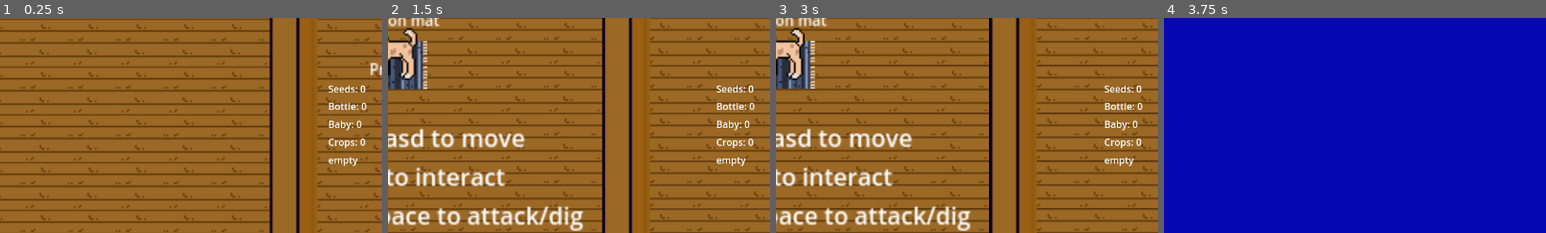
Above: before the commit, frames 1-4 (left to right).
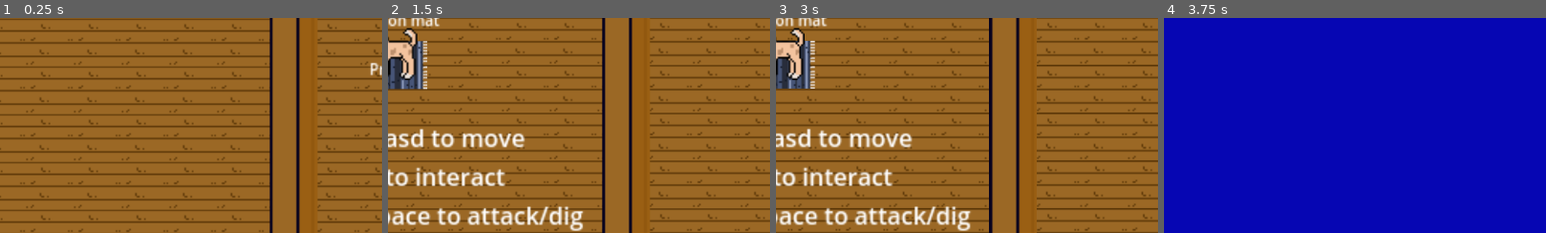
Above: after the commit, the same moments.

Repository: inkaonkala/AnimalRevolution
Game: Godot game, scene res://Scenes/Main.tscn
Same seed, same stepped clock (60 frames per second), same inputs: the game is played once before the commit and once after it.
Inputs:
- Up to frame 1 (0.25 s): no input
- Up to frame 2 (1.5 s): tap E (interact) at 0.5 s; hold D (move_right) 0.53-1.25 s; tap Space (attack) at 0.6 s; click "CONTINUE" at 1.25 s
- Up to frame 3 (3 s): tap E (interact) at 2 s; hold S (move_down) 2.03-2.75 s; tap Space (attack) at 2.1 s; click "CONTINUE" at 2.75 s
- Up to frame 4 (3.75 s): tap E (interact) at 3.5, 3.6 s; hold D (move_right) from 3.53 s (still down)
The pictures show only the part of the screen within x 50-100%, y 42-92%; the shares and areas given below are measured in that part.

The runs differ from the first frame. In frame 1, 0.9% of the frame differs, in the area x 86-96%, y 31-69%; in frame 2, 0.9%; in frame 3, 0.9%; in frame 4, nothing differs.

Commit message:
made invenotry to a stack

Diff:
--- a/Scenes/Main.tscn
+++ b/Scenes/Main.tscn
@@ -40,35 +40,60 @@
 offset_bottom = 40.0
 grow_horizontal = 0
 
-[node name="InveZero" type="Label" parent="CanvasSideBar/SideBarUI"]
+[node name="TextureRect0" type="TextureRect" parent="CanvasSideBar/SideBarUI"]
+layout_mode = 0
+offset_right = 40.0
+offset_bottom = 40.0
+
+[node name="InveZero" type="Label" parent="CanvasSideBar/SideBarUI/TextureRect0"]
 layout_mode = 0
 offset_left = -50.0
 offset_top = 411.0
 offset_right = -10.0
 offset_bottom = 434.0
 
-[node name="Inve1" type="Label" parent="CanvasSideBar/SideBarUI"]
+[node name="TextureRect1" type="TextureRect" parent="CanvasSideBar/SideBarUI"]
+layout_mode = 0
+offset_right = 40.0
+offset_bottom = 40.0
+
+[node name="Inve1" type="Label" parent="CanvasSideBar/SideBarUI/TextureRect1"]
 layout_mode = 0
 offset_left = -50.0
 offset_top = 440.0
 offset_right = -10.0
 offset_bottom = 463.0
 
-[node name="Inve2" type="Label" parent="CanvasSideBar/SideBarUI"]
+[node name="TextureRect2" type="TextureRect" parent="CanvasSideBar/SideBarUI"]
+layout_mode = 0
+offset_right = 40.0
+offset_bottom = 40.0
+
+[node name="Inve2" type="Label" parent="CanvasSideBar/SideBarUI/TextureRect2"]
 layout_mode = 0
 offset_left = -50.0
 offset_top = 470.0
 offset_right = -10.0
 offset_bottom = 493.0
 
-[node name="Inve3" type="Label" parent="CanvasSideBar/SideBarUI"]
+[node name="TextureRect3" type="TextureRect" parent="CanvasSideBar/SideBarUI"]
+layout_mode = 0
+offset_right = 40.0
+offset_bottom = 40.0
+
+[node name="Inve3" type="Label" parent="CanvasSideBar/SideBarUI/TextureRect3"]
 layout_mode = 0
 offset_left = -50.0
 offset_top = 500.0
 offset_right = -10.0
 offset_bottom = 523.0
 
-[node name="Inve4" type="Label" parent="CanvasSideBar/SideBarUI"]
+[node name="TextureRect4" type="TextureRect" parent="CanvasSideBar/SideBarUI"]
+layout_mode = 0
+offset_right = 40.0
+offset_bottom = 40.0
+
+[node name="Inve4" type="Label" parent="CanvasSideBar/SideBarUI/TextureRect4"]
 layout_mode = 0
 offset_left = -50.0
 offset_top = 530.0
--- a/Scripts/main.gd
+++ b/Scripts/main.gd
@@ -24,10 +24,23 @@
 var  night_open := false
 
 #inventory
-var seeds := 0
-var bottle := 0
-var hamsterbaby := 0
-var crop := 0
+var inventory := {}
+var invi_order := []
+
+@onready var inv_slots := [
+	$CanvasSideBar/SideBarUI/TextureRect0,
+	$CanvasSideBar/SideBarUI/TextureRect1,
+	$CanvasSideBar/SideBarUI/TextureRect2,
+	$CanvasSideBar/SideBarUI/TextureRect3,
+	$CanvasSideBar/SideBarUI/TextureRect4
+]
+
+var item_icons := {
+	"seed": preload("res://Assets/Collectables/ballB.png"),
+	"bottle": preload("res://Assets/Collectables/bottle.png"),
+	"hamsterbaby": preload("res://Assets/Collectables/hamsterbaby.png"),
+	"crop": preload("res://Assets/Plants/carrot.png")
+}
 
 func _ready() -> void:
 	spawn_player()
@@ -80,23 +93,44 @@
 #inventory
 
 func update_inventory_ui() -> void:
-		inv_zero.text = "Seeds: " + str(seeds)
-		inv_1.text = "Bottle: " + str(bottle)
-		inv_2.text = "Baby: " + str(hamsterbaby)
-		inv_3.text = "Crops: " +str(crop)
-		inv_4.text = "empty"
+	for slot in inv_slots:
+		slot.texture = null
+		slot.visible = false
+
+	for i in range(min(invi_order.size(), inv_slots.size())):
+		var item_id = invi_order[i]
+		inv_slots[i].visible = true
+		inv_slots[i].texture = item_icons.get(item_id, null)
+#		inv_zero.text = "Seeds: " + str(inventory.get("seed", 0))
+#		inv_1.text = "Bottle: " + str(inventory.get("bottle", 0))
+#		inv_2.text = "Baby: " + str(inventory.get("hamsterbaby", 0))
+#		inv_3.text = "Crops: " + str(inventory.get("crop", 0))
+#		inv_4.text = "empty"
 
 func add_item(item_id: String, amount: int) -> void:
-	if item_id == "seed":
-		seeds += amount
-	elif item_id == "bottle":
-		bottle += amount
-	elif item_id == "hamsterbaby":
-		hamsterbaby += amount
-	elif item_id == "crop":
-		crop += amount
-
+	if not inventory.has(item_id):
+		inventory[item_id] = 0
+	if inventory[item_id] <= 0 and item_id not in invi_order:
+			invi_order.append(item_id)
+	inventory[item_id] += amount
 	update_inventory_ui()
+
+func remove_item(item_id: String, amount: int = 1) -> bool:
+	if inventory.get(item_id, 0) < amount:
+		return false
+
+	inventory[item_id] -= amount
+
+	if inventory[item_id] <= 0:
+		inventory.erase(item_id)
+		invi_order.erase(item_id)
+
+	update_inventory_ui()
+	return true
+
+func has_item(item_id: String, amount: int = 1) -> bool:
+	return inventory.get(item_id, 0) >= amount
+
 
 #invi end
 
--- a/Scripts/plant_n_harvest.gd
+++ b/Scripts/plant_n_harvest.gd
@@ -56,11 +56,11 @@
 
 	if stage != Stage.EMPTY:
 		return
-	if main.hamsterbaby <= 0:
+	if main.inventory["hamsterbaby"] <= 0:
 		print("Need hasterbaby to dig!")
 		return
 
-	main.hamsterbaby -= 1
+	main.inventory["hamsterbaby"] -= 1
 	main.update_inventory_ui()
 
 	stage = Stage.DUG
@@ -76,11 +76,11 @@
 
 func try_plant_seed() -> void:
 	var main = get_tree().current_scene
-	if main.seeds <= 0:
+	if main.inventory["seed"] <= 0:
 		print("No seed!")
 		return
 
-	main.seeds -= 1
+	main.inventory["seed"] -= 1
 	main.update_inventory_ui()
 
 	seed_planted = "carrot"
@@ -92,7 +92,7 @@
 func try_water() ->void:
 	var main = get_tree().current_scene
 
-	if main.bottle <= 0:
+	if main.inventory["bottle"] <= 0:
 		print("No water!")
 		return
 
@@ -128,8 +128,8 @@
 func try_harvest() -> void:
 	var main = get_tree().current_scene
 
-	main.crop += 1
-	main.seeds += 1
+	main.inventory["crop"] += 1
+	main.inventory["seed"] += 1
 	main.update_inventory_ui()
 
 	seed_planted = ""
